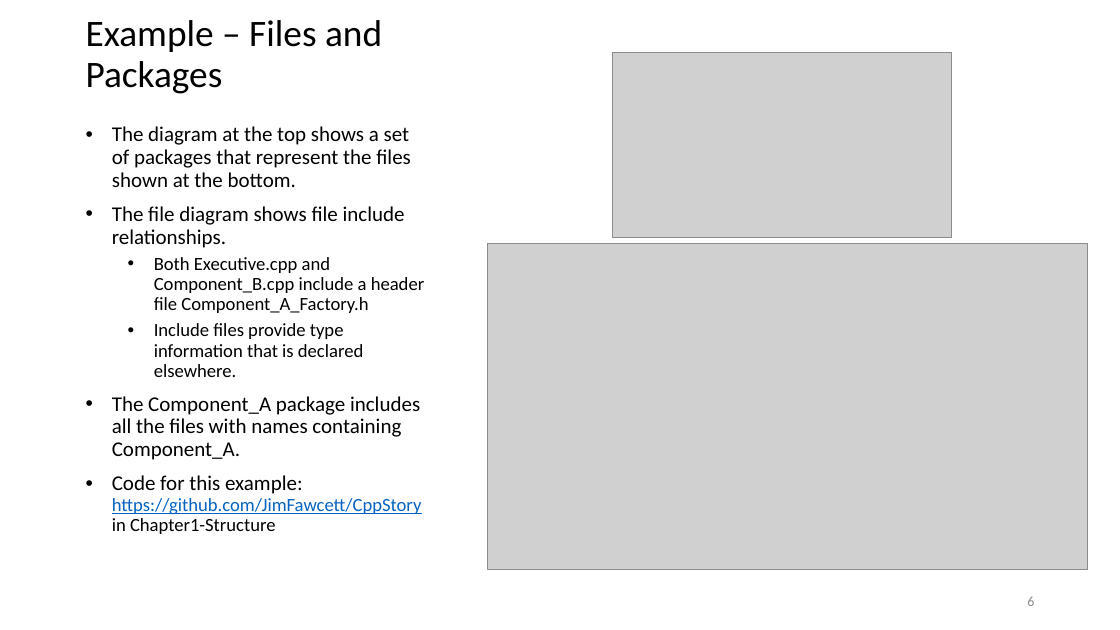
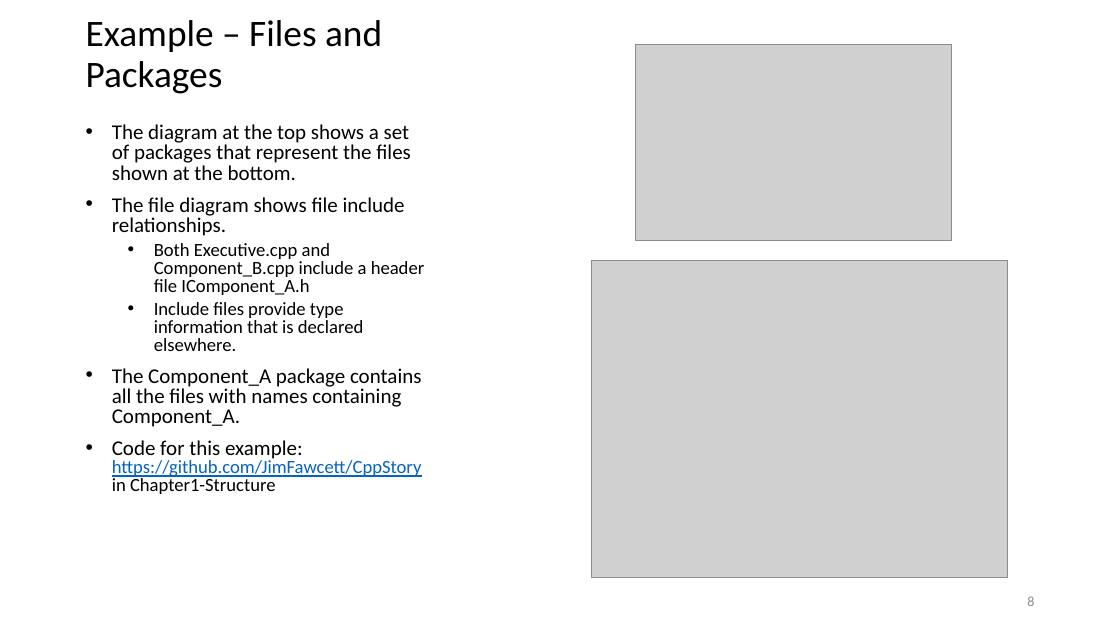
Before and after one commit to JimFawcett/JimFawcett.github.io, a slide deck: slide 8 of Resources/CppModels.pptx (slide 6 before the commit). Drawn at 1120x630 pixels with LibreOffice and Linux fonts; fonts in the diff are those of the drawing; grey boxes stand for pictures. Boxes give left, top, right and bottom in pixels: in the first picture for what was removed or moved away, otherwise in the second. Text is boxed around its words. In the diff, an @@ line names an element or a change of style, - is before the commit and + after.

Commit message:
changed code diagrams in CppStory_Models.html to match code changes in CppStory

```diff
--- a/Resources/CppModels.pptx
+++ b/Resources/CppModels.pptx
@@ picture: place and size @@
-picture at [613,52,952,237]
+picture at [636,45,953,240]
@@ text at [112,124,422,494]: line spacing 0.9 to 0.8 @@
@@ text at [154,243,424,295]: text changed @@
-  • Both Executive.cpp and Component_B.cpp include a header file Component_A_Factory.h
+  • Both Executive.cpp and Component_B.cpp include a header file IComponent_A.h
@@ picture: place and size @@
-picture at [487,243,1087,569]
+picture at [592,260,1008,578]
@@ text at [112,368,421,427]: text changed @@
-• The Component_A package includes all the files with names containing Component_A.
+• The Component_A package contains all the files with names containing Component_A.
```
Also in this commit, not shown: 7 other slides changed, 2 slides added, 5 other files.
